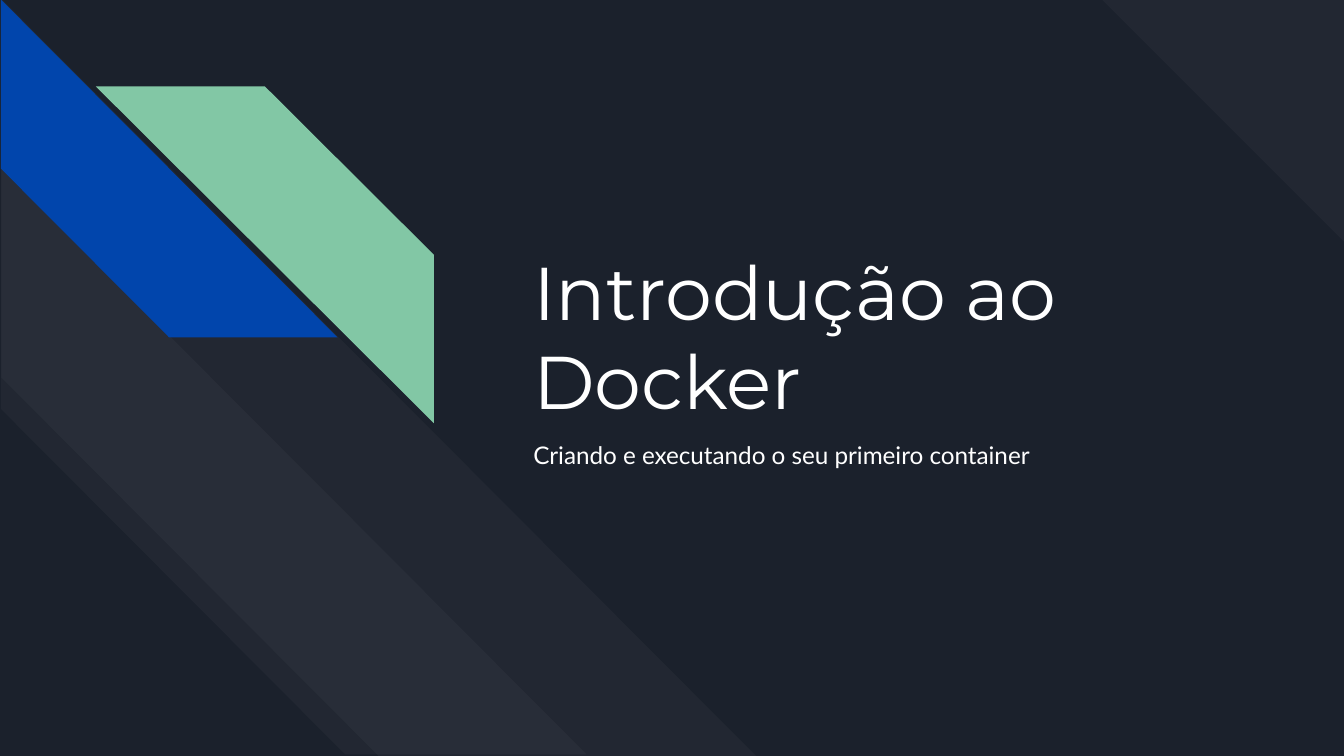
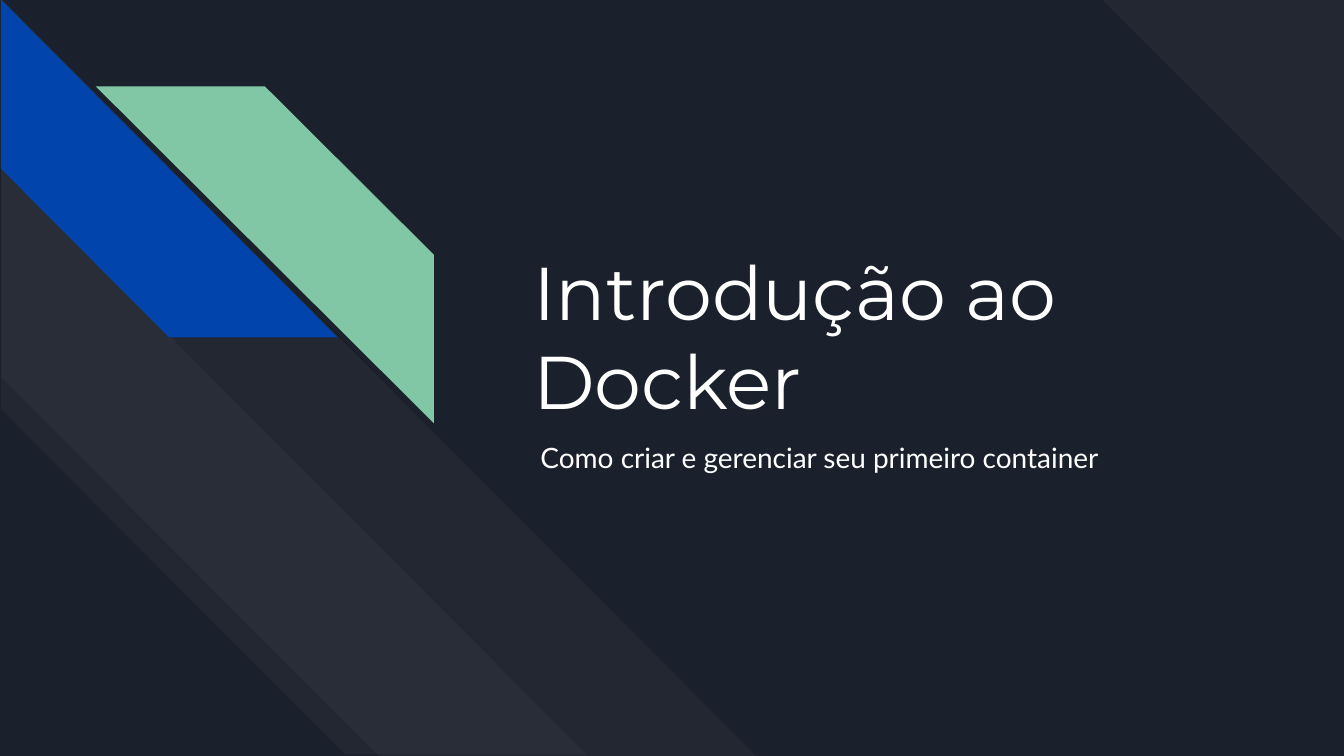
Before and after one commit to RafaelCecchin/aula-docker, a slide deck: slide 1 of slides/Introdução ao Docker.pptx. Drawn at 1344x756 pixels with LibreOffice and Linux fonts; fonts in the diff are those of the drawing. Boxes give left, top, right and bottom in pixels: in the first picture for what was removed or moved away, otherwise in the second. Text is boxed around its words. In the diff, an @@ line names an element or a change of style, - is before the commit and + after.

```diff
--- a/slides/Introdução ao Docker.pptx
+++ b/slides/Introdução ao Docker.pptx
@@ subtitle at box(540, 447, 1099, 473): text changed; size 13 to 15 pt @@
-Criando e executando o seu primeiro container
+Como criar e gerenciar seu primeiro container
```
Also in this commit, not shown: 14 other slides changed, 3 slides added, 1 other file.
